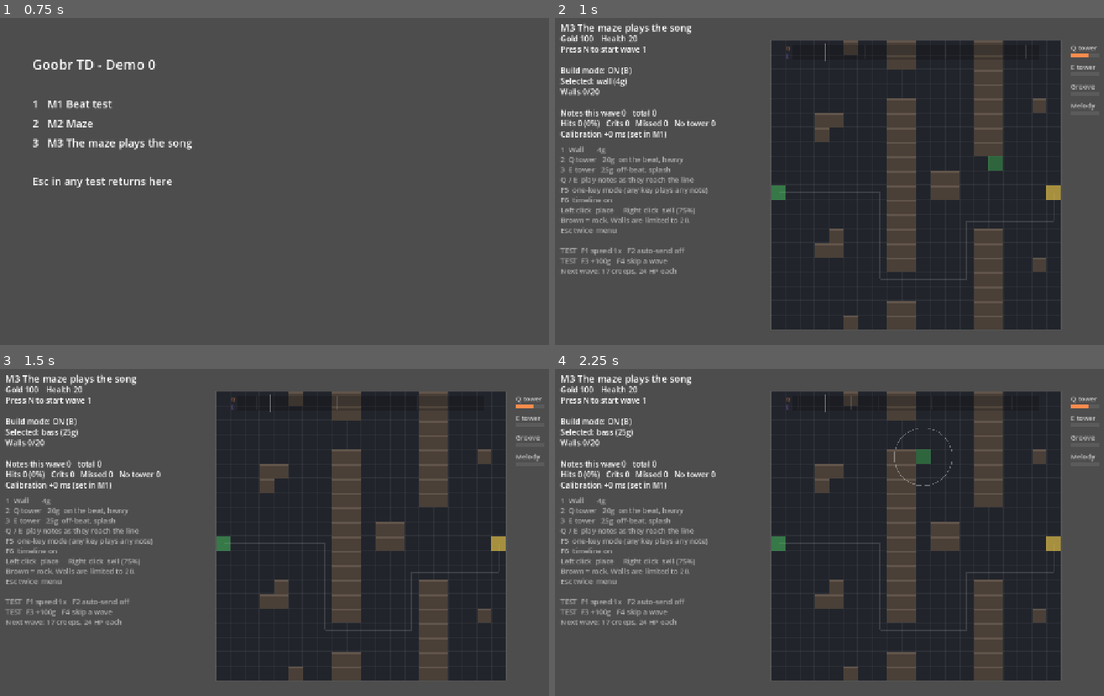
Above: before the commit, frames 1-4 (two rows, left to right).
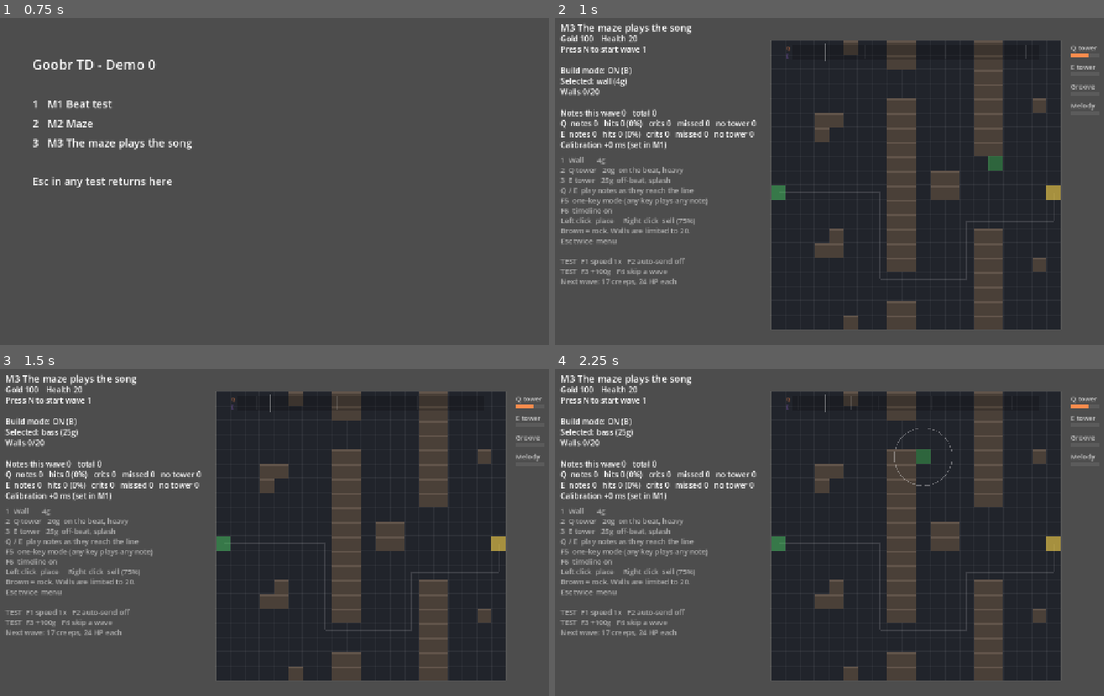
Above: after the commit, the same moments.

Repository: jaredmichaelbench/Goobr-td
Game: Godot game, scene res://menu.tscn
The game is run twice, just before and just after one commit, with the same random seed, the same clock (stepped at 60 frames per second) and the same inputs.
Inputs (mouse positions are in pixels of both pictures, inside the frame that each line leads up to):
- Up to frame 1 (0.75 s): tap Enter at 0.5 s; move the mouse to (439, 168) at 0.52 s; hold W from 0.53 s (still down); tap R at 0.6 s; click (439, 168) at 0.67 s
- Up to frame 2 (1 s): keep holding W; tap Space at 0.77 s; tap 3 at 0.8 s
- Up to frame 3 (1.5 s): tap Space at 1.25 s; move the mouse to (181, 552) at 1.27 s; release W at 1.28 s; tap 3 at 1.35 s
- Up to frame 4 (2.25 s): tap Space at 1.52 s; tap R at 1.55, 2.1 s; tap Enter at 2 s; move the mouse to (917, 460) at 2.02 s; hold W from 2.03 s (still down)

Frame 1 is identical in both runs. In frame 2, 3.6% of the frame differs, in the area x 0-37%, y 31-83%; in frame 3, 3.6%; in frame 4, 3.6%.

Commit message:
M3: per-key stats, E notes from wave 3, close out M3 results
Co-Authored-By: Claude Fable 5.1 <noreply@anthropic.com>
Claude-Session: https://claude.ai/code/session_01L92Fzbf8i6vmMnAej33eyX

Diff:
--- a/game/scripts/m3_song.gd
+++ b/game/scripts/m3_song.gd
@@ -85,7 +85,7 @@
 var _flashes := {}  # tower cell -> seconds left
 
 var notes: Array[Dictionary] = []  # time, type, state ("open", "hit", "missed")
-var stats := {"notes": 0, "hits": 0, "perfects": 0, "wasted": 0, "missed": 0}
+var stats := {}  # tower type -> {notes, hits, perfects, wasted, missed}
 var _wave_notes := 0
 var _feedback := ""
 var _feedback_color := Color.WHITE
@@ -110,6 +110,7 @@
 	creep_hp = 24.0
 	creep_hp_growth = 1.3
 	kill_gold = 1
+	_reset_stats()
 	super._ready()
 
 	clock = BeatClock.new()
@@ -135,8 +136,21 @@
 	super.reset()
 	gold = START_GOLD_M3
 	notes.clear()
-	stats = {"notes": 0, "hits": 0, "perfects": 0, "wasted": 0, "missed": 0}
+	_reset_stats()
 	_wave_notes = 0
+
+
+func _reset_stats() -> void:
+	stats = {}
+	for type in KEYS:
+		stats[type] = {"notes": 0, "hits": 0, "perfects": 0, "wasted": 0, "missed": 0}
+
+
+func stat_total(field: String) -> int:
+	var n := 0
+	for type in stats:
+		n += stats[type][field]
+	return n
 
 
 ## Longer waves so each one carries several phrases of practice.
@@ -151,8 +165,9 @@
 	return 14 + 3 * w
 
 
+## Wave 1 = level 0, wave 2 = level 1, waves 3-4 = level 2 (E joins), wave 5+ = level 3.
 func chart_for_wave(w: int) -> Array:
-	return CHARTS[clampi((w - 1) / 2, 0, CHARTS.size() - 1)]
+	return CHARTS[clampi(w - 1 if w <= 2 else (w + 1) / 2, 0, CHARTS.size() - 1)]
 
 
 # --- Time ----------------------------------------------------------------------
@@ -233,7 +248,7 @@
 			continue
 		var time: float = (bar * STEPS_PER_BAR + entry[1]) * step_length()
 		notes.append({"time": time, "type": entry[2], "state": "open"})
-		stats["notes"] += 1
+		stats[entry[2]]["notes"] += 1
 		_wave_notes += 1
 
 
@@ -324,13 +339,13 @@
 	var color: Color = builds[type]["color"]
 	var crit := g == "Perfect"
 	var towers := engaged_towers(type)
-	stats["hits"] += 1
+	stats[type]["hits"] += 1
 	if crit:
-		stats["perfects"] += 1
+		stats[type]["perfects"] += 1
 	_lead_timer = clock.bar_length() * LEAD_HOLD_BARS
 	_sfx["perfect" if crit else "good"].play()
 	if towers.is_empty():
-		stats["wasted"] += 1
+		stats[type]["wasted"] += 1
 		_flash_line(Color(1, 0.6, 0.4))
 		_show_feedback("%s, but no %s tower in the fight" % [g, OS.get_keycode_string(KEYS[type])], Color(1, 0.6, 0.4))
 		return
@@ -365,7 +380,7 @@
 	var towers := engaged_towers(type)
 	if towers.is_empty():
 		return
-	stats["missed"] += 1
+	stats[type]["missed"] += 1
 	_sfx["miss"].play()
 	_flash_line(Color(1, 0.3, 0.3))
 	_show_feedback("MISS", Color(1, 0.3, 0.3))
@@ -552,10 +567,12 @@
 
 func status_lines() -> Array[String]:
 	var lines := super.status_lines()
-	var rate: float = 0.0 if stats["notes"] == 0 else 100.0 * stats["hits"] / stats["notes"]
 	lines.append("")
-	lines.append("Notes this wave %d   total %d" % [_wave_notes, stats["notes"]])
-	lines.append("Hits %d (%.0f%%)   Crits %d   Missed %d   No tower %d" % [stats["hits"], rate, stats["perfects"], stats["missed"], stats["wasted"]])
+	lines.append("Notes this wave %d   total %d" % [_wave_notes, stat_total("notes")])
+	for type in KEYS:
+		var st: Dictionary = stats[type]
+		var rate: float = 0.0 if st["notes"] == 0 else 100.0 * st["hits"] / st["notes"]
+		lines.append("%s  notes %d   hits %d (%.0f%%)   crits %d   missed %d   no tower %d" % [OS.get_keycode_string(KEYS[type]), st["notes"], st["hits"], rate, st["perfects"], st["missed"], st["wasted"]])
 	lines.append("Calibration %+.0f ms (set in M1)%s" % [calibration_ms, "   ONE-KEY MODE" if one_key_mode else ""])
 	return lines
 
Not shown, changed: docs/backlog/backlog.md
Not shown, changed: docs/prototypes/M3-results.md
Not shown, changed: docs/tasks/tasks.md
Not shown, changed: game/README.md
